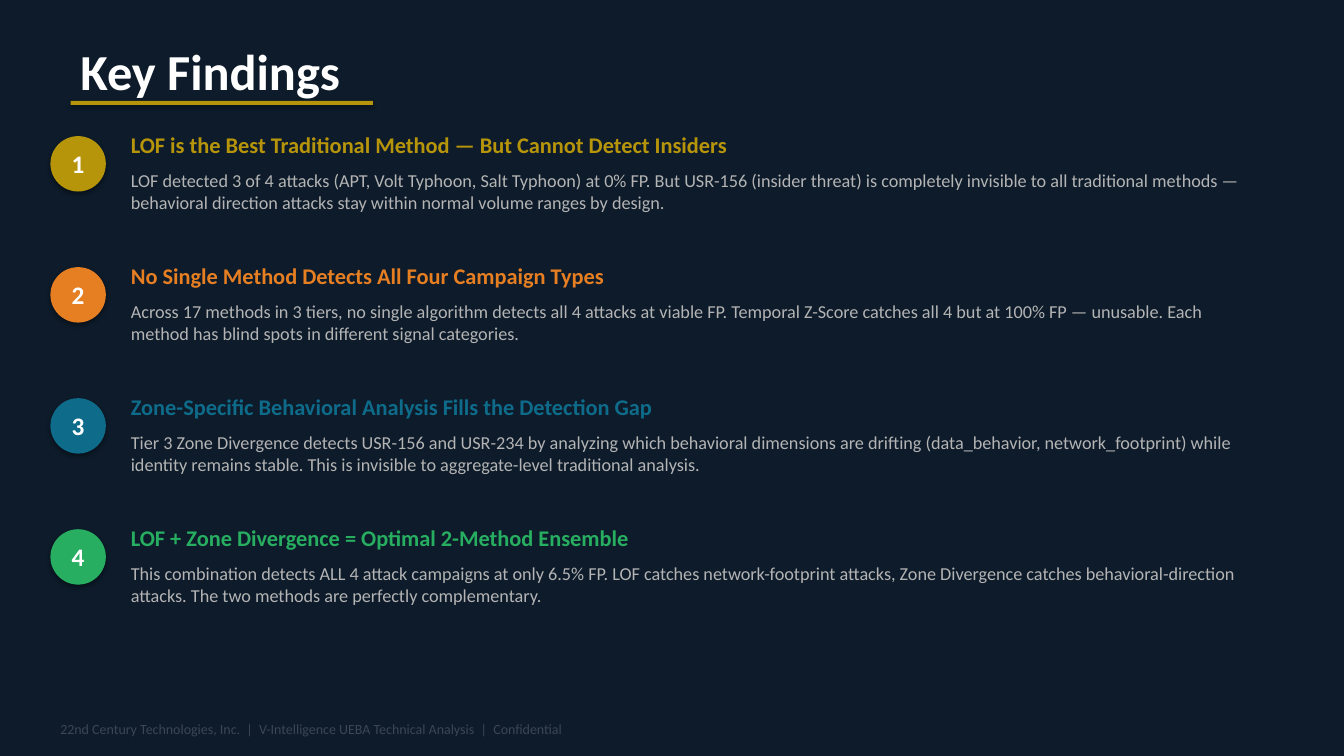
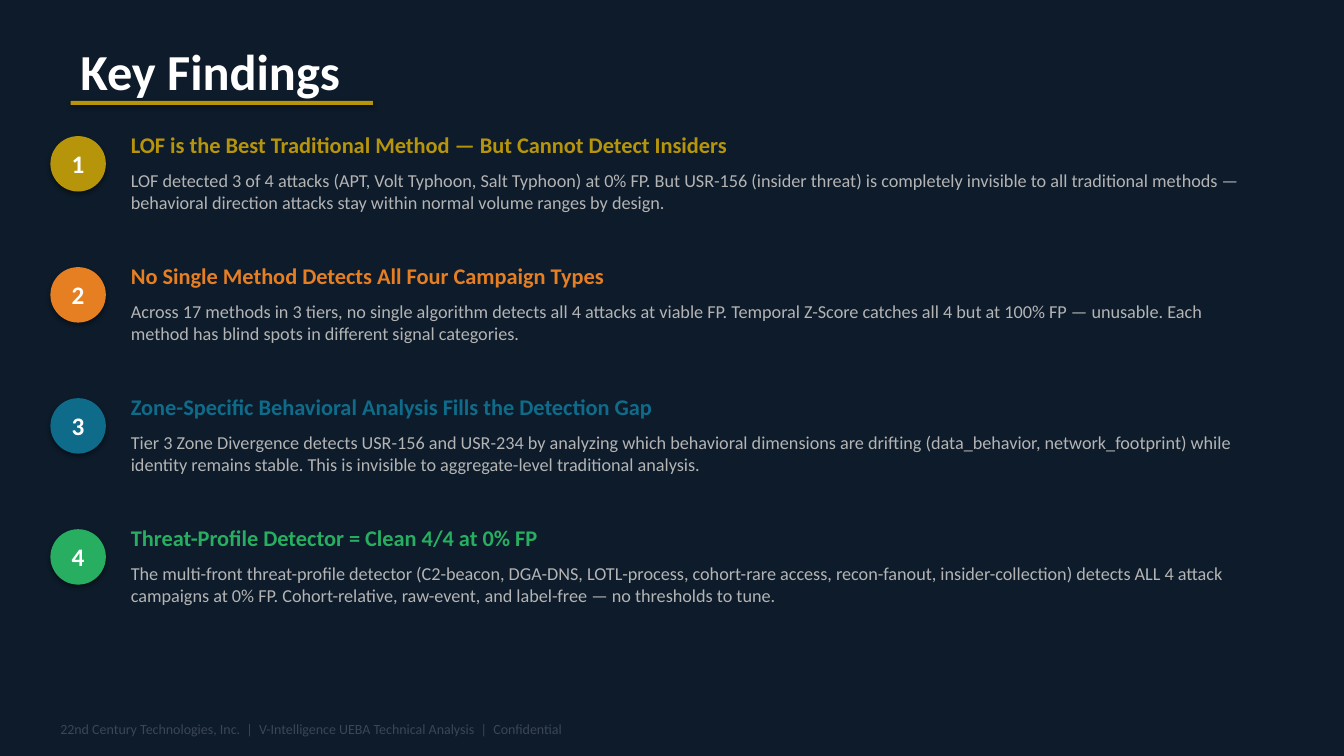
Before and after one commit to ravindrashukla/CyberUEBA_BehavioralIntel, a slide deck: slide 18 of docs/V_Intelligence_UEBA_Technical_Deep_Dive.pptx. Drawn at 1344x756 pixels with LibreOffice and Linux fonts; fonts in the diff are those of the drawing. Boxes give left, top, right and bottom in pixels: in the first picture for what was removed or moved away, otherwise in the second. Text is boxed around its words. In the diff, an @@ line names an element or a change of style, - is before the commit and + after.

```diff
--- a/docs/V_Intelligence_UEBA_Technical_Deep_Dive.pptx
+++ b/docs/V_Intelligence_UEBA_Technical_Deep_Dive.pptx
@@ text at [131, 530, 537, 547]: text changed @@
-LOF + Zone Divergence = Optimal 2-Method Ensemble
+Threat-Profile Detector = Clean 4/4 at 0% FP
@@ text at [131, 567, 1222, 605]: text changed @@
-This combination detects ALL 4 attack campaigns at only 6.5% FP. LOF catches network-footprint attacks, Zone Divergence catches behavioral-direction attacks. The two methods are perfectly complementary.
+The multi-front threat-profile detector (C2-beacon, DGA-DNS, LOTL-process, cohort-rare access, recon-fanout, insider-collection) detects ALL 4 attack campaigns at 0% FP. Cohort-relative, raw-event, and label-free — no thresholds to tune.
```
Also in this commit, not shown: 11 other slides changed, 17 other files.
